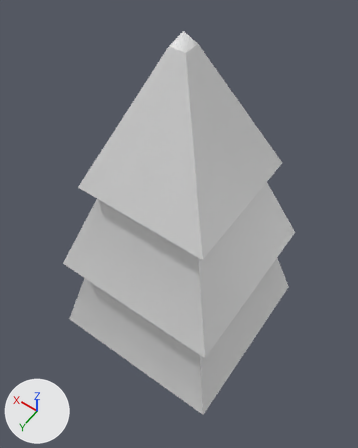
Before and after pictures for a commit that changed the OBJ model examples/ex2-import-model/models/tree1.obj.
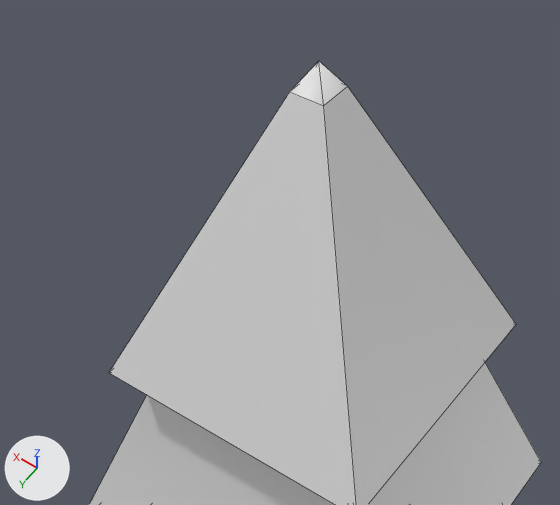
Each version appears first whole from a 50 mm camera at (-4.49, 6.41, 15.47) aimed at (0.08, 0.02, 5.43), and next in a close-up on the part from 6% to 85% of the width and 0% to 57% of the height. Arrows for +X, +Y and +Z are at lower left; the lights stay in place. The close-ups show mesh edges as thin lines. Where no turn or scale is listed for an object, it has been applied to the vertices. Vertices at the same position are counted once.

Before the edit, the objects in view are built like this:
```python
me_tree1 = bpy.data.meshes.new('tree1')
me_tree1.from_pydata(...)  # 41 vertices, 39 faces; spans x -2.52..2.52, y -2.51..2.51, z 0.0..10.82
# before: 24 (-1.67, -1.66, 7.27) at pixel (516, 324), 25 (1.67, -1.66, 7.27), 26 (1.67, 1.66, 7.27) at pixel (108, 372), 27 (-1.67, 1.66, 7.27), 28 (-0.18, -0.19, 10.55) at pixel (347, 86)
# before: 29 (0.18, -0.19, 10.55), 30 (0.18, 0.18, 10.55) at pixel (289, 91), 31 (-0.18, 0.18, 10.55) at pixel (323, 105), 32 (0.0, 0.0, 10.82) at pixel (318, 60)
ob_tree1 = bpy.data.objects.new('tree1', me_tree1)
ob_tree1.location = (0.0, 0.0, 0.0)
```
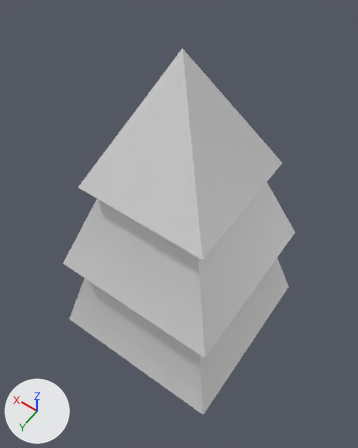
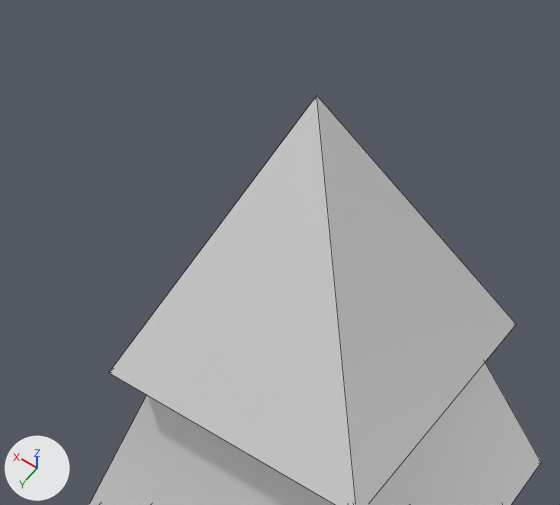
Boxes (x1, y1, x2, y2) around the edits, measured in the close-ups (560 x 505 px):
'tree1', reshaped
    before: (89, 62, 541, 505)
    after: (89, 96, 541, 505)
part 1 of me_tree1, cut back
    before: (110, 62, 515, 505)
    after: (111, 96, 515, 505)

Edits to the bpy script that builds the scene:
```text
Change me_tree1:
    where me_tree1.from_pydata(...)  # 41 vertices, 39 faces; spans x -2.52..2.52, y -2.51..2.51, z 0.0..10.82
    used by ob_tree1; location = (0.0, 0.0, 0.0)
    verts and faces of me_tree1; kept vertices keep their numbers, new ones are numbered from 41
    me_tree1 part 1
    add delete_vertices([*range(28, 33)])  # with the faces that use them
    add verts[41] = (-0.05, 0.09, 10.55)  # pixel (316, 95)
    add faces += [(24, 25, 41), (25, 26, 41), (26, 27, 41), (24, 41, 27)]
```
